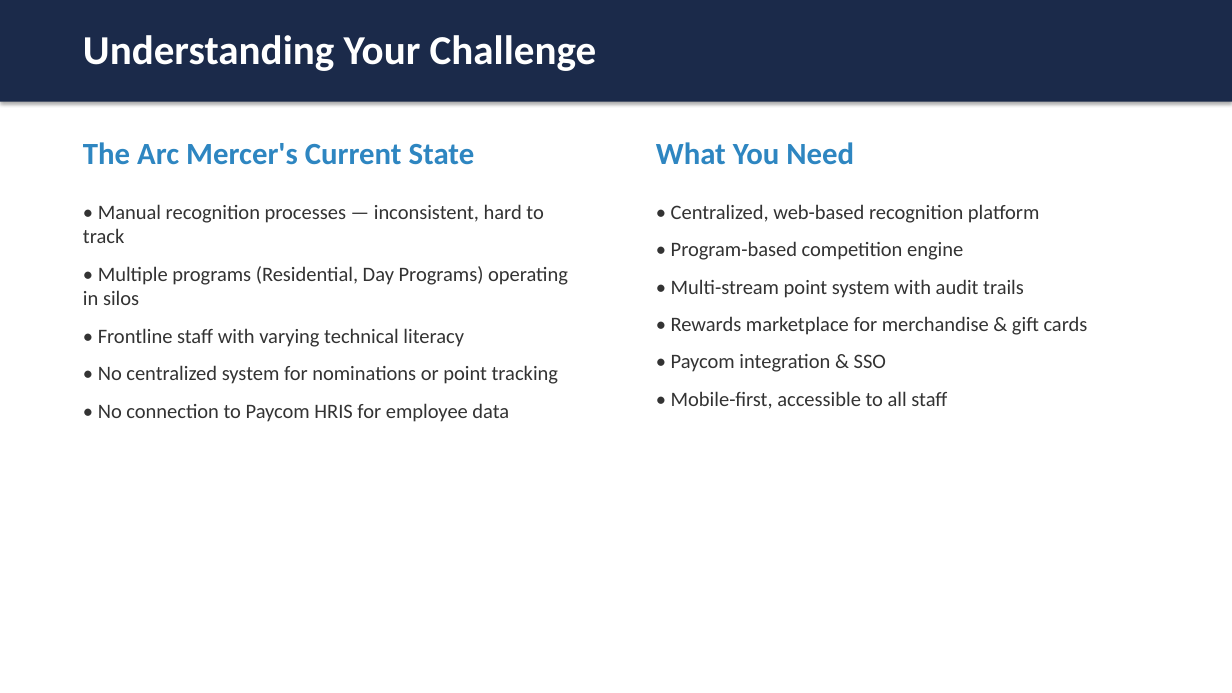
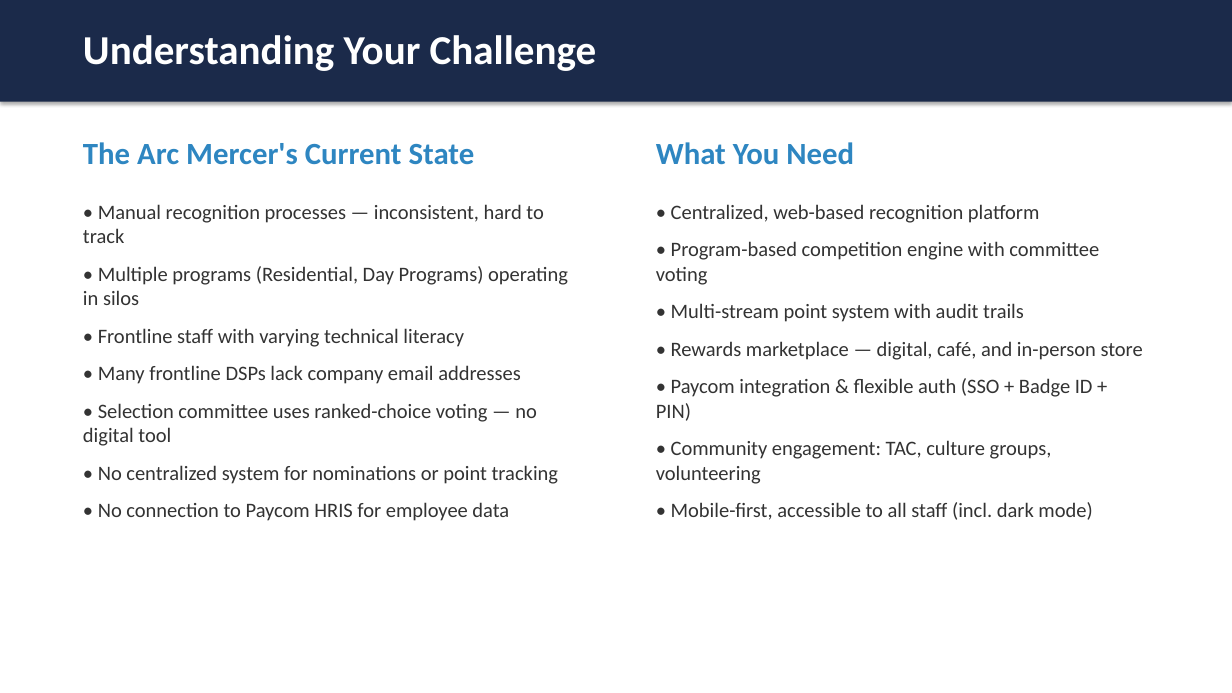
Before and after one commit to mingjyesheng-ioteye/sb_rewards, a slide deck: slide 6 of RFP/IoTeye - Arc Mercer Pitch.pptx. Drawn at 1232x693 pixels with LibreOffice and Linux fonts; fonts in the diff are those of the drawing. Boxes give left, top, right and bottom in pixels: in the first picture for what was removed or moved away, otherwise in the second. Text is boxed around its words. In the diff, an @@ line names an element or a change of style, - is before the commit and + after.

```diff
--- a/RFP/IoTeye - Arc Mercer Pitch.pptx
+++ b/RFP/IoTeye - Arc Mercer Pitch.pptx
@@ text at (656, 241, 1099, 285): text changed @@
-• Program-based competition engine
+• Program-based competition engine with committee voting
@@ text at (656, 341, 1143, 520): text changed @@
-• Rewards marketplace for merchandise & gift cards
-• Paycom integration & SSO
-• Mobile-first, accessible to all staff
+• Rewards marketplace — digital, café, and in-person store
+• Paycom integration & flexible auth (SSO + Badge ID + PIN)
+• Community engagement: TAC, culture groups, volunteering
+• Mobile-first, accessible to all staff (incl. dark mode)
@@ text at (83, 365, 537, 446): paragraphs added @@
+• Many frontline DSPs lack company email addresses
+• Selection committee uses ranked-choice voting — no digital tool
```
Also in this commit, not shown: 8 other slides changed, 1 slide added, 1 slide removed, 4 other files.
